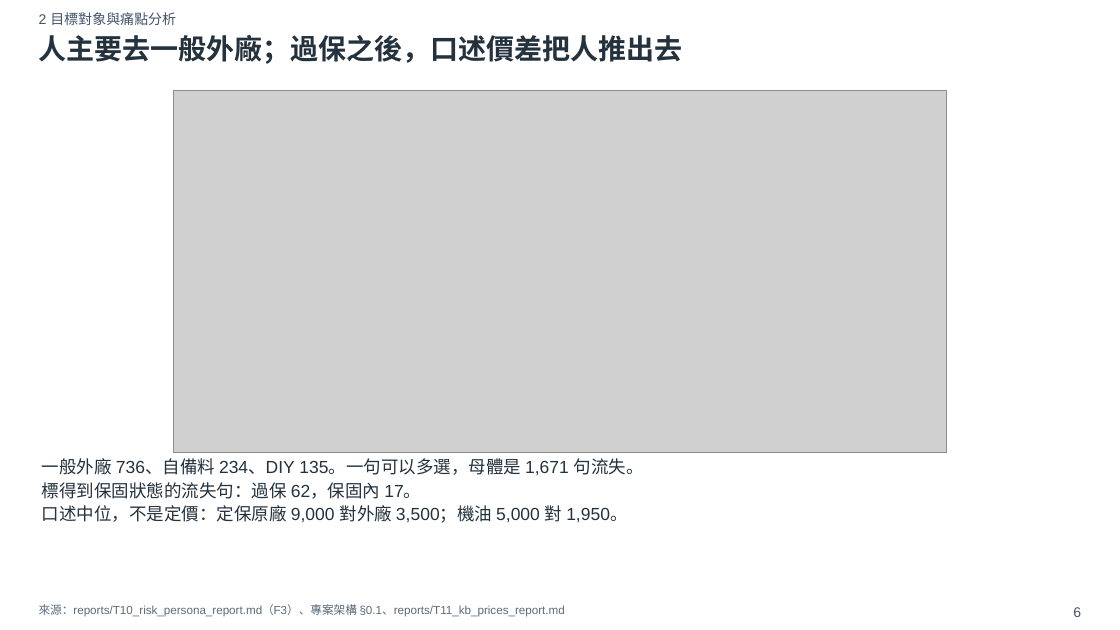
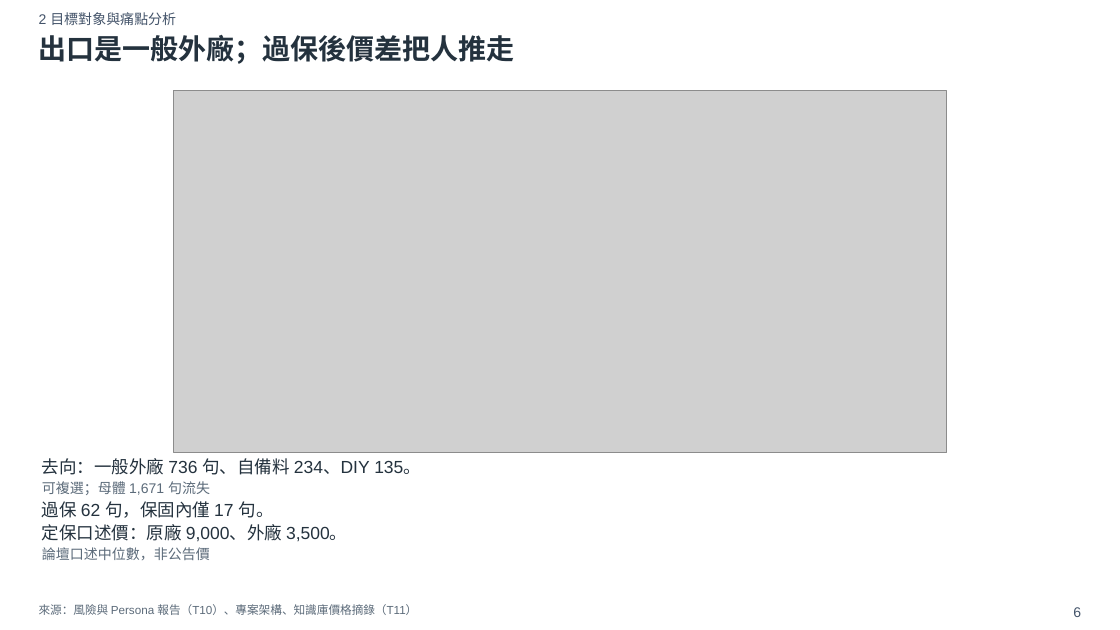
Before and after one commit to xxx789666/hotai-ai-hackathon-lexus, a slide deck: slide 6 of deck/初賽簡報_v0.pptx. Drawn at 1120x630 pixels with LibreOffice and Linux fonts; fonts in the diff are those of the drawing; grey boxes stand for pictures. Boxes give left, top, right and bottom in pixels: in the first picture for what was removed or moved away, otherwise in the second. Text is boxed around its words. In the diff, an @@ line names an element or a change of style, - is before the commit and + after.

```diff
--- a/deck/初賽簡報_v0.pptx
+++ b/deck/初賽簡報_v0.pptx
@@ text at <box>39,35,515,64</box>: text changed @@
-人主要去一般外廠；過保之後，口述價差把人推出去
+出口是一般外廠；過保後價差把人推走
@@ text at <box>42,458,421,560</box>: text changed @@
-一般外廠 736、自備料 234、DIY 135。一句可以多選，母體是 1,671 句流失。
-標得到保固狀態的流失句：過保 62，保固內 17。
-口述中位，不是定價：定保原廠 9,000 對外廠 3,500；機油 5,000 對 1,950。
+去向：一般外廠 736 句、自備料 234、DIY 135。
+可複選；母體 1,671 句流失
+過保 62 句，保固內僅 17 句。
+定保口述價：原廠 9,000、外廠 3,500。
+論壇口述中位數，非公告價
@@ text at <box>39,604,417,615</box>: text changed @@
-來源：reports/T10_risk_persona_report.md（F3）、專案架構 §0.1、reports/T11_kb_prices_report.md
+來源：風險與 Persona 報告（T10）、專案架構、知識庫價格摘錄（T11）
```
Also in this commit, not shown: 19 other slides changed, 2 slides added, 33 other files.
